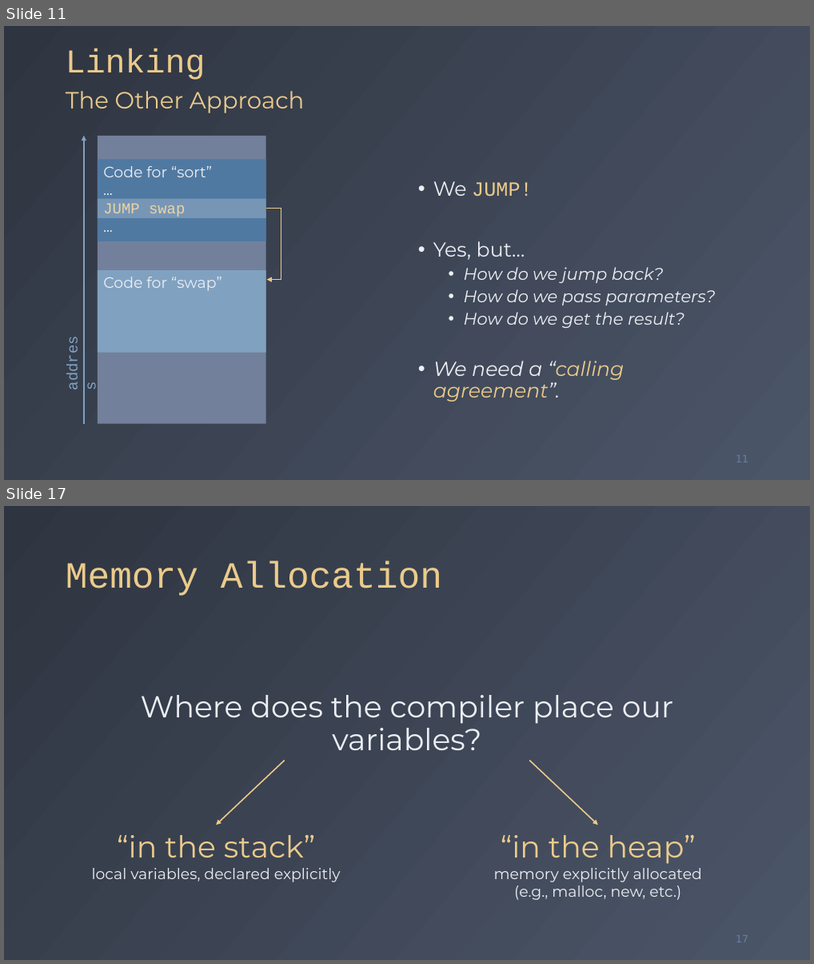
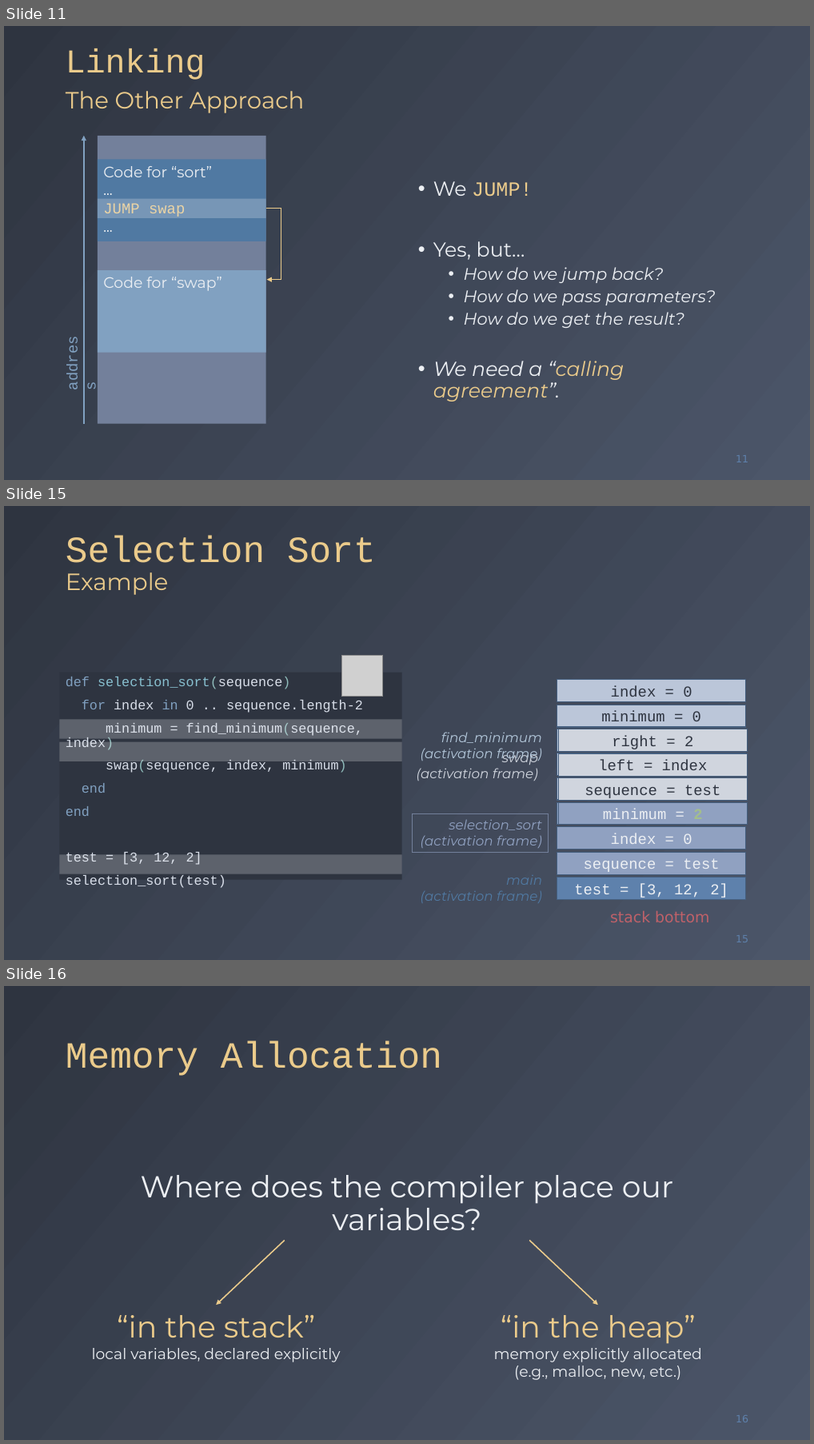
Before and after one commit to fchauvel/ntnu-idata2302-website, a slide deck: source/recursion/_static/procedure_calls/procedure_calls.pptx. Shown one above the other, each under a label of ours: slides 11 and 17 before the commit, slides 11, 15 and 16 after it; the slides between them are not shown. The pictures are 814x964 and 814x1444 pixels, drawn with LibreOffice and Linux fonts; fonts in the diff are those of the drawing; grey boxes stand for pictures. Boxes give left, top, right and bottom in pixels: in the first picture for what was removed or moved away, otherwise in the second. Text is boxed around its words. In the diff, an @@ line names an element or a change of style, - is before the commit and + after.

```diff
--- a/source/recursion/_static/procedure_calls/procedure_calls.pptx
+++ b/source/recursion/_static/procedure_calls/procedure_calls.pptx
@@ slide 15 added at (x1=4, y1=506, x2=810, y2=960), background gradient #2E3440 to #4C5669 @@
@@ title added at (x1=66, y1=536, x2=376, y2=595), 44 pt, text #EBCB8B @@
+Selection Sort
+Example
@@ text added at (x1=60, y1=672, x2=402, y2=880), fill #2E3440, 16 pt, text #D8DEE9 @@
+def selection_sort(sequence)
+for index in 0 .. sequence.length-2
+minimum = find_minimum(sequence, index)
+swap(sequence, index, minimum)
+end
+end
+test = [3, 12, 2]
+selection_sort(test)
@@ picture added at (x1=342, y1=655, x2=382, y2=696) @@
@@ rectangle added at (x1=558, y1=680, x2=746, y2=702), fill #BBC6D9, outline #465F7F 1 pt, 18 pt, text #2E3440 @@
+index = 0
@@ rectangle added at (x1=60, y1=719, x2=402, y2=738), fill #ECEFF3 at 25% opacity @@
@@ rectangle added at (x1=558, y1=704, x2=746, y2=727), fill #BBC6D9, outline #465F7F 1 pt, 18 pt, text #2E3440 @@
+minimum = 0
@@ rectangle added at (x1=60, y1=742, x2=402, y2=761), fill #ECEFF3 at 25% opacity @@
@@ text added at (x1=421, y1=732, x2=542, y2=762), 16 pt, text #B3C7DA, italic @@
+find_minimum
+(activation frame)
@@ rectangle added at (x1=558, y1=729, x2=746, y2=752), fill #BBC6D9, outline #465F7F 1 pt, 18 pt, text #2E3440 @@
+start = 0
@@ rectangle added at (x1=559, y1=729, x2=747, y2=752), fill #D0D5DE, outline #465F7F 1 pt, 18 pt, text #2E3440 @@
+right = 2
@@ text added at (x1=417, y1=751, x2=538, y2=780), 16 pt, text #D0D5DE, italic @@
+swap
+(activation frame)
@@ rectangle added at (x1=558, y1=753, x2=746, y2=776), fill #BBC6D9, outline #465F7F 1 pt, 18 pt, text #2E3440 @@
+start = index
@@ rectangle added at (x1=559, y1=753, x2=747, y2=776), fill #D0D5DE, outline #465F7F 1 pt, 18 pt, text #2E3440 @@
+left = index
@@ rectangle added at (x1=558, y1=778, x2=746, y2=800), fill #BBC6D9, outline #465F7F 1 pt, 18 pt, text #2E3440 @@
+sequence = test
@@ rectangle added at (x1=559, y1=778, x2=747, y2=800), fill #D0D5DE, outline #465F7F 1 pt, 18 pt, text #2E3440 @@
+sequence = test
@@ rectangle added at (x1=413, y1=813, x2=549, y2=852), outline #73809B 0.75 pt, 16 pt, text #90A1C1, italic @@
+selection_sort
+(activation frame)
@@ rectangle added at (x1=558, y1=802, x2=746, y2=824), fill #90A1C1, outline #465F7F 1 pt, 18 pt, text #ECEFF3 @@
+minimum = ??
@@ rectangle added at (x1=559, y1=803, x2=747, y2=825), fill #90A1C1, outline #465F7F 1 pt, 18 pt, text #ECEFF3 @@
+minimum = 2
@@ rectangle added at (x1=558, y1=827, x2=746, y2=849), fill #90A1C1, outline #465F7F 1 pt, 18 pt, text #ECEFF3 @@
+index = 0
@@ rectangle added at (x1=60, y1=855, x2=402, y2=874), fill #ECEFF3 at 25% opacity @@
@@ rectangle added at (x1=558, y1=852, x2=746, y2=875), fill #90A1C1, outline #465F7F 1 pt, 18 pt, text #ECEFF3 @@
+sequence = test
@@ text added at (x1=421, y1=875, x2=542, y2=903), 16 pt, text #5079A2, italic @@
+main
+(activation frame)
@@ rectangle added at (x1=558, y1=877, x2=746, y2=900), fill #5E81AC, outline #465F7F 1 pt, 18 pt, text #ECEFF3 @@
+test = [3, 12, 2]
@@ text added at (x1=610, y1=910, x2=710, y2=922), 18 pt, text #BF6169 @@
+stack bottom
@@ page number added at (x1=736, y1=935, x2=749, y2=942), 12 pt, text #5E81AC @@
+15
@@ what was slide 17 is now slide 16 @@
@@ page number at (x1=736, y1=1415, x2=749, y2=1422): text changed @@
-17
+16
```
Also in this commit, not shown: 9 slides changed, 1 other slide added, 2 slides removed, 1 other file.
